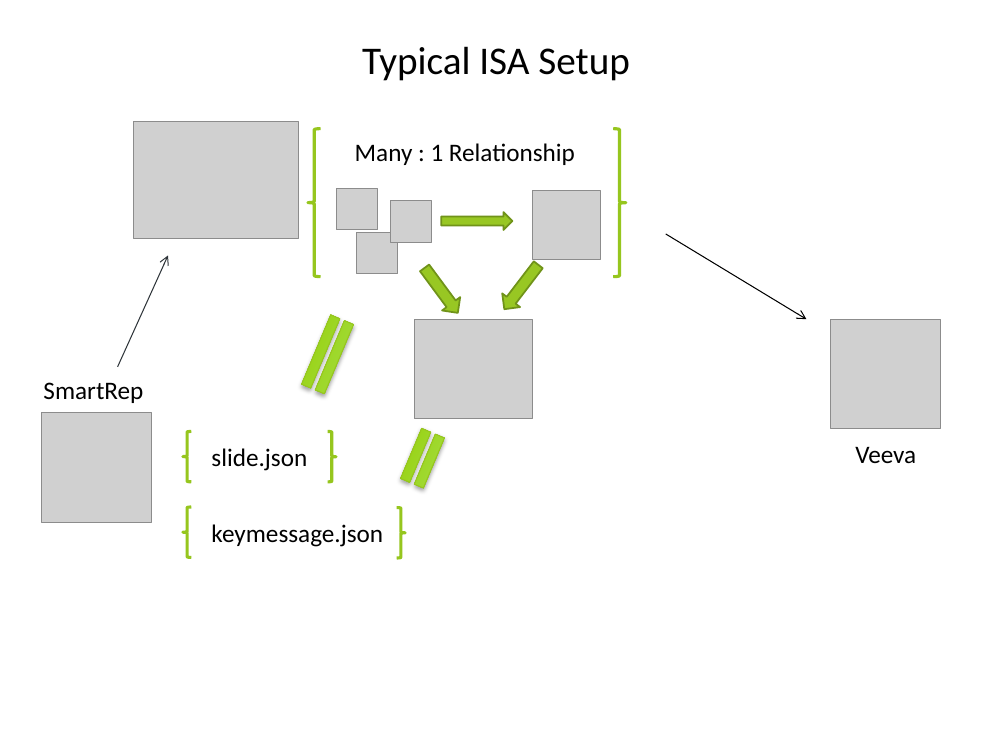
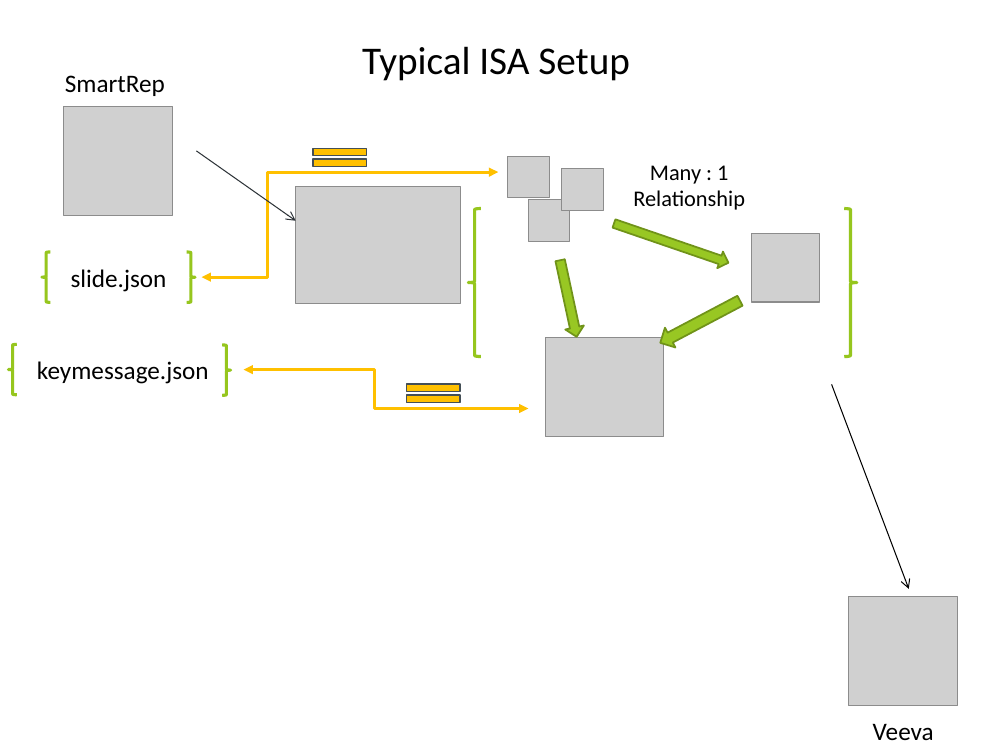
Before and after one commit to JAhaber/ISASetupPresentation, a slide deck: slide 2 of Setup Guide.pptx. Drawn at 1008x756 pixels with LibreOffice and Linux fonts; fonts in the diff are those of the drawing; grey boxes stand for pictures; background and template pictures are left out. Boxes give left, top, right and bottom in pixels: in the first picture for what was removed or moved away, otherwise in the second. Text is boxed around its words. In the diff, an @@ line names an element or a change of style, - is before the commit and + after.

```diff
--- a/Setup Guide.pptx
+++ b/Setup Guide.pptx
@@ text "SmartRep": place and size @@
-text "SmartRep" at [43, 382, 143, 403]
+text "SmartRep" at [65, 75, 165, 96]
@@ picture: place and size @@
-picture at [42, 413, 151, 522]
+picture at [64, 106, 172, 215]
@@ math equal added at [303, 142, 376, 173], fill #FFC000, outline #444F56 1.25 pt @@
@@ arrow moved from (118, 367) - (168, 255) to (197, 151) - (295, 221) @@
@@ elbow double arrow added from (202, 277) to (498, 172), #FFC000 2.25 pt @@
@@ picture: place and size @@
-picture at [336, 188, 377, 230]
+picture at [508, 156, 549, 198]
@@ picture: place and size @@
-picture at [390, 201, 431, 242]
+picture at [561, 168, 603, 210]
@@ text "Many : 1 Relationship": place and size @@
-text "Many : 1 Relationship" at [355, 143, 575, 165]
+text "Many : 1 Relationship" at [633, 165, 745, 210]
@@ text "Many : 1 Relationship" at [633, 165, 745, 210]: size 18 to 16 pt; alignment left to centre @@
@@ picture: place and size @@
-picture at [134, 122, 299, 239]
+picture at [295, 186, 461, 303]
@@ left brace: place and size @@
-left brace at [308, 129, 321, 277]
+left brace at [469, 209, 481, 357]
@@ picture: place and size @@
-picture at [357, 232, 398, 273]
+picture at [528, 200, 570, 241]
@@ left brace: place and size @@
-left brace at [613, 129, 625, 277]
+left brace at [845, 209, 857, 357]
@@ right arrow at [611, 216, 731, 271]: rotation 0 to 18 degrees @@
@@ picture: place and size @@
-picture at [532, 191, 601, 259]
+picture at [751, 234, 820, 302]
@@ 2 left braces, 1 text: place and size @@
-2 left braces, 1 text at [182, 431, 336, 482]
+2 left braces, 1 text at [42, 252, 195, 302]
@@ right arrow at [551, 258, 586, 339]: rotation 53 to 77 degrees @@
@@ right arrow at [655, 291, 745, 352]: rotation 127 to 152 degrees @@
@@ math equal removed at [288, 300, 366, 410] @@
@@ left brace: place and size @@
-left brace at [182, 507, 191, 557]
+left brace at [8, 345, 16, 395]
@@ text "keymessage.json": place and size @@
-text "keymessage.json" at [211, 524, 383, 547]
+text "keymessage.json" at [37, 361, 209, 384]
@@ left brace: place and size @@
-left brace at [397, 508, 405, 558]
+left brace at [222, 345, 230, 395]
@@ picture: place and size @@
-picture at [414, 320, 532, 418]
+picture at [545, 338, 663, 436]
@@ elbow double arrow added from (244, 370) to (528, 408), #FFC000 2.25 pt @@
@@ math equal added at [397, 378, 470, 409], fill #FFC000, outline #444F56 1.25 pt @@
@@ arrow moved from (665, 234) - (806, 320) to (832, 384) - (909, 589) @@
@@ math equal removed at [388, 417, 456, 501] @@
@@ picture: place and size @@
-picture at [831, 320, 939, 428]
+picture at [849, 597, 958, 706]
@@ text "Veeva": place and size @@
-text "Veeva" at [855, 446, 916, 464]
+text "Veeva" at [873, 723, 934, 740]
```
Also in this commit, not shown: 2 other slides changed, 11 slides added, 5 other files.
